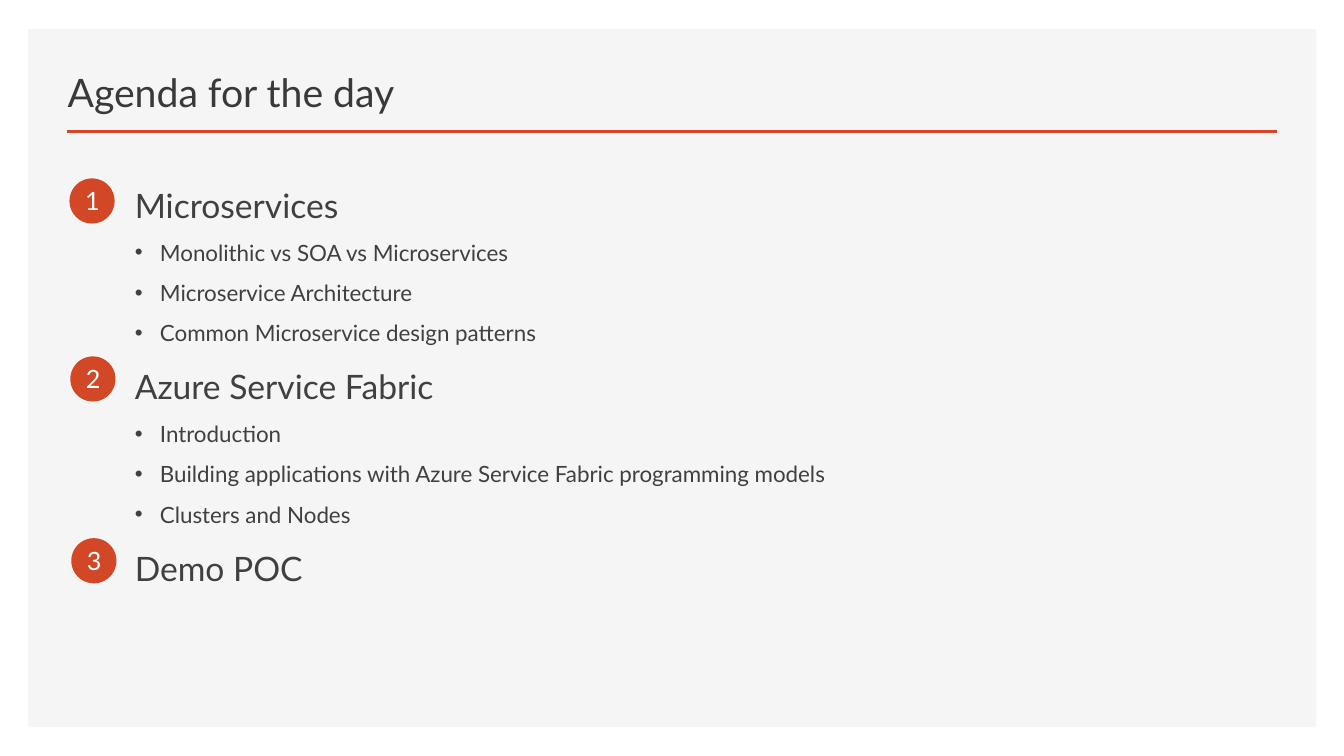
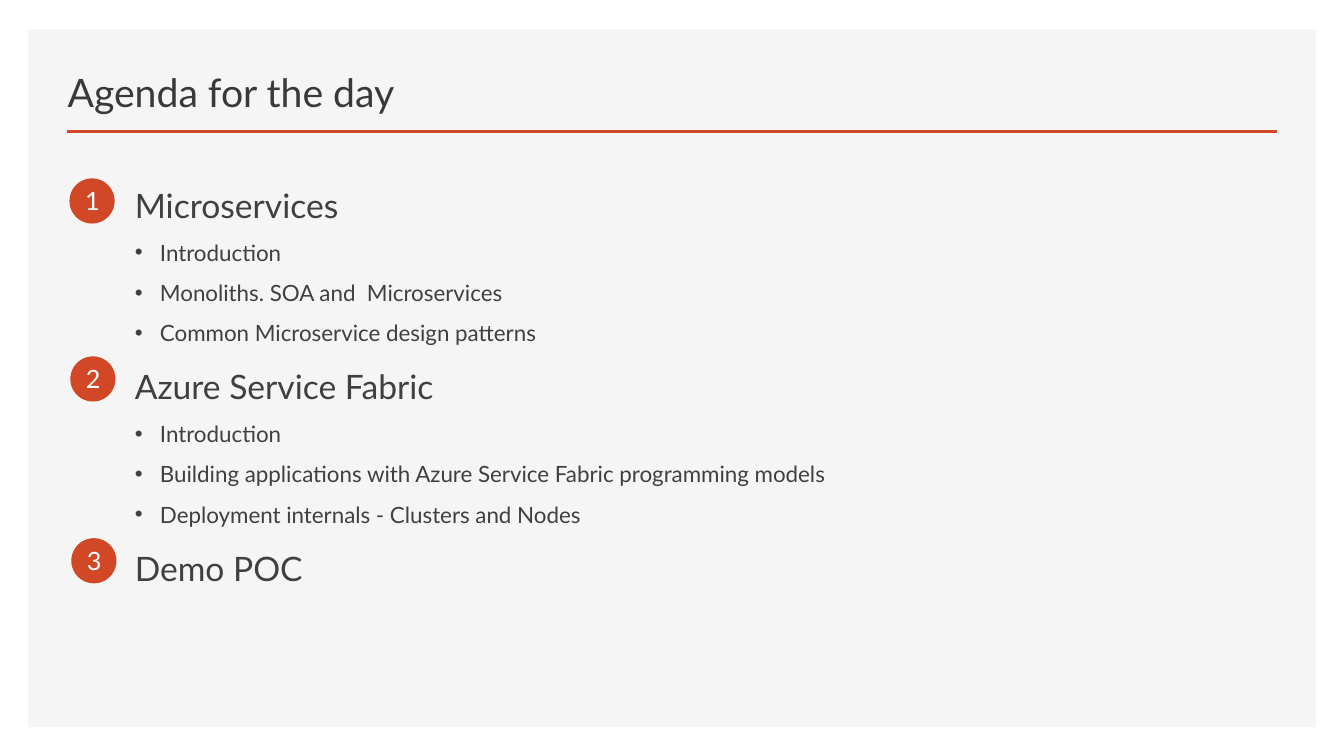
Before and after one commit to brianperera/EasyMaintain, a slide deck: slide 2 of Documents/MicroServices.pptx. Drawn at 1344x756 pixels with LibreOffice and Linux fonts; fonts in the diff are those of the drawing. Boxes give left, top, right and bottom in pixels: in the first picture for what was removed or moved away, otherwise in the second. Text is boxed around its words. In the diff, an @@ line names an element or a change of style, - is before the commit and + after.

```diff
--- a/Documents/MicroServices.pptx
+++ b/Documents/MicroServices.pptx
@@ text at box(160, 244, 502, 301): text changed @@
-• Monolithic vs SOA vs Microservices
-• Microservice Architecture
+• Introduction
+• Monoliths. SOA and Microservices
@@ text at box(160, 506, 580, 527): text changed @@
-• Clusters and Nodes
+• Deployment internals - Clusters and Nodes
```
Also in this commit, not shown: 8 other slides changed, 1 slide added.
